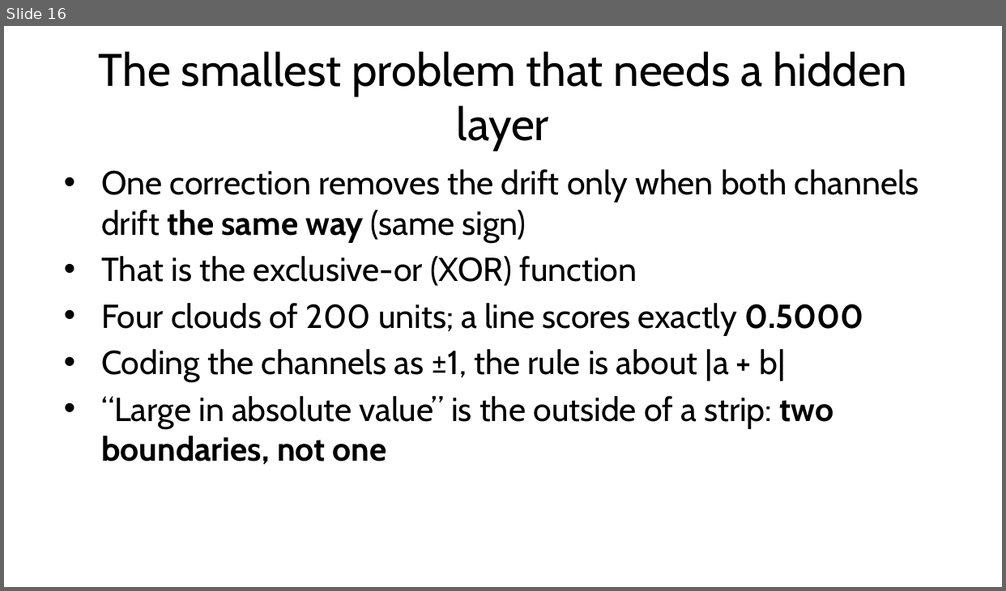
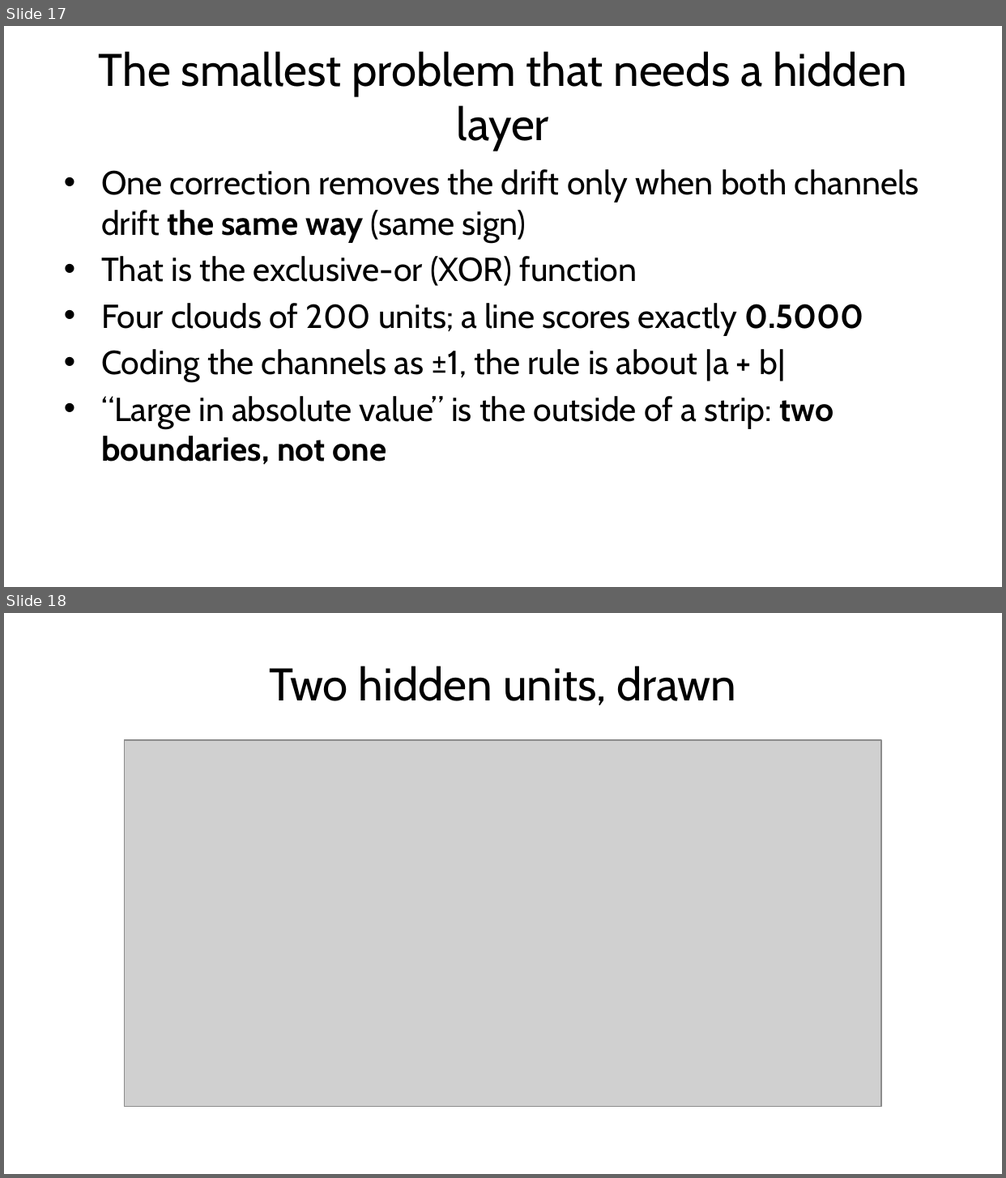
Before and after one commit to fabioantonini/technologies-for-artificial-intelligence, a slide deck: Lessons/09_neural_networks/Slides/neural_networks_slides.pptx. Shown one above the other, each under a label of ours: slide 16 before the commit, slides 17 and 18 after it. The pictures are 1006x591 and 1006x1178 pixels, drawn with LibreOffice and Linux fonts; fonts in the diff are those of the drawing; grey boxes stand for pictures; background and template pictures are left out. Boxes give left, top, right and bottom in pixels: in the first picture for what was removed or moved away, otherwise in the second. Text is boxed around its words. In the diff, an @@ line names an element or a change of style, - is before the commit and + after.

```diff
--- a/Lessons/09_neural_networks/Slides/neural_networks_slides.pptx
+++ b/Lessons/09_neural_networks/Slides/neural_networks_slides.pptx
@@ slide 18 added at [4,613,1002,1174], background #FFFFFF @@
@@ title added at [269,666,737,705], 33 pt, text #1A1A1A @@
+Two hidden units, drawn
@@ picture added at [125,741,881,1107] @@
@@ what was slide 16 is now slide 17 @@
```
Also in this commit, not shown: 4 slides changed, 1 other slide added, 7 other files.
